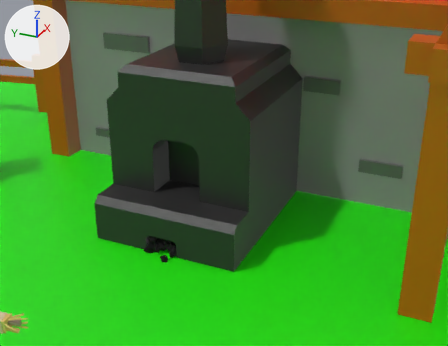
One commit to the glTF model public/models/land.glb: the scene before it, then after it.
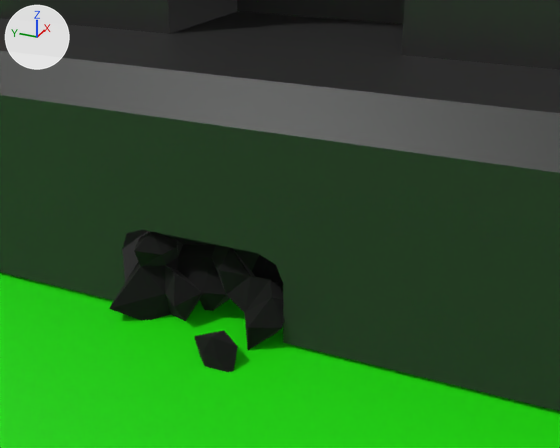
Each version is shown from a camera (50 mm lens) standing at (6.352, 15.053, 3.201) and looking at (11.994, 17.592, 0.38), then close up from a camera (50 mm lens) standing at (10.184, 17.352, 0.435) and looking at (11.524, 17.955, -0.235). The axes (+X, +Y, +Z) are drawn at upper left. The lights are the same throughout. Where no turn or scale is listed for an object, it has been applied to the vertices.

Objects in the first close-up: 'Charbon', 'Four', 'Ground'.
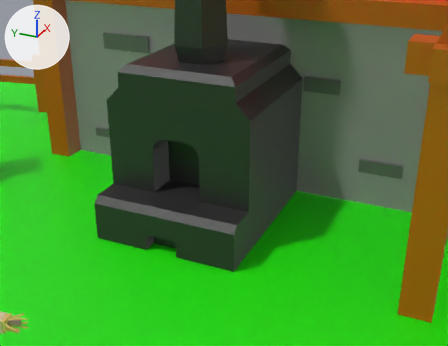
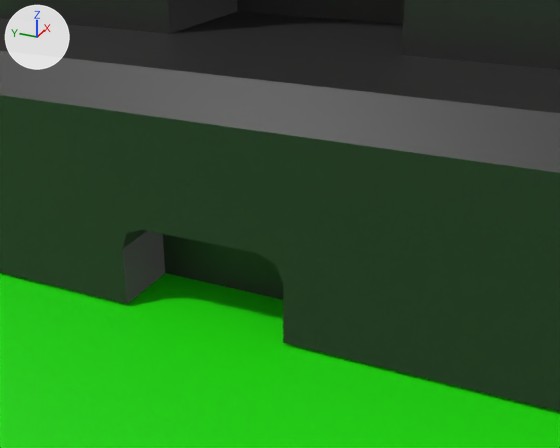
Location of each change, (x1, y1, x2, y2) in pixels of the close-ups (560 x 448 px):
'Charbon', deleted (black)
    before: (109, 231, 284, 372)

Diff of the bpy script that builds the scene:
```diff
--- a/public/models/land.glb.py
+++ b/public/models/land.glb.py
@@ ob_charbon @@
-ob_charbon = bpy.data.objects.new('Charbon', me_icosphere)
-ob_charbon.location = (11.597, 18.086, -0.393)
```
